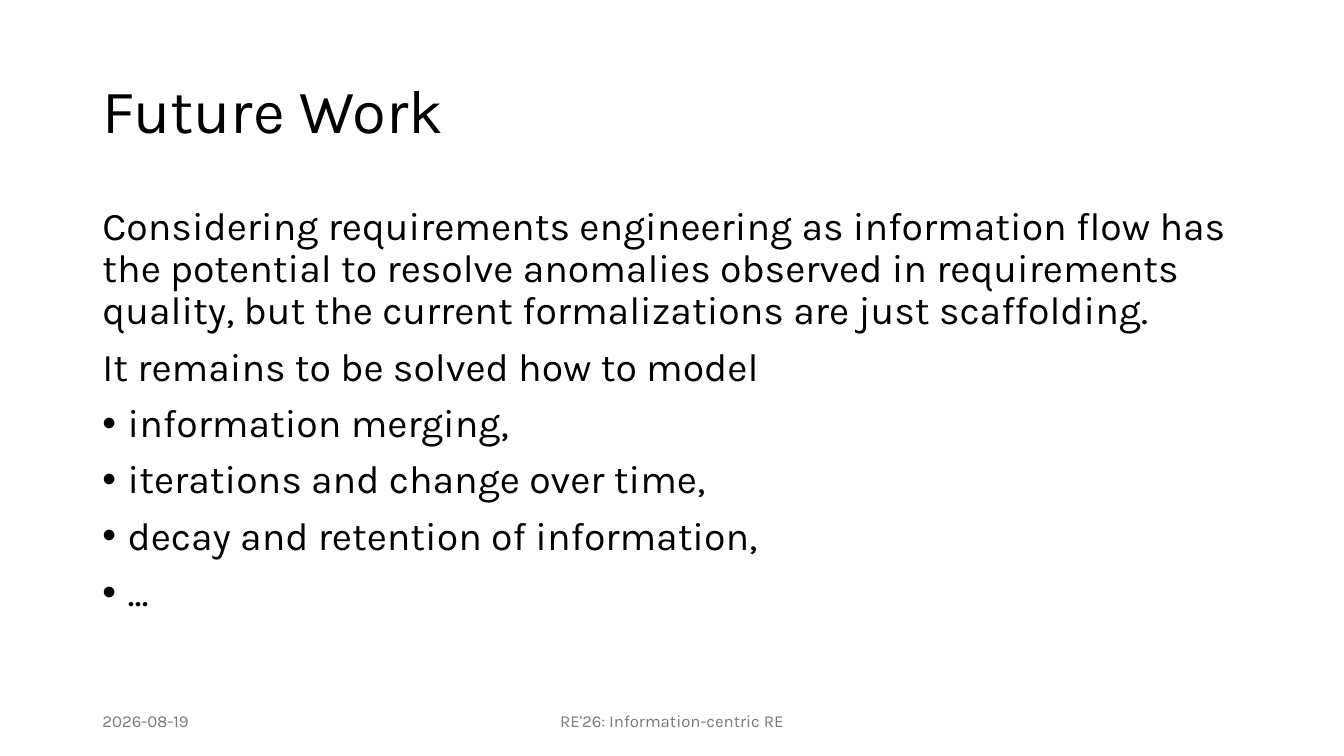
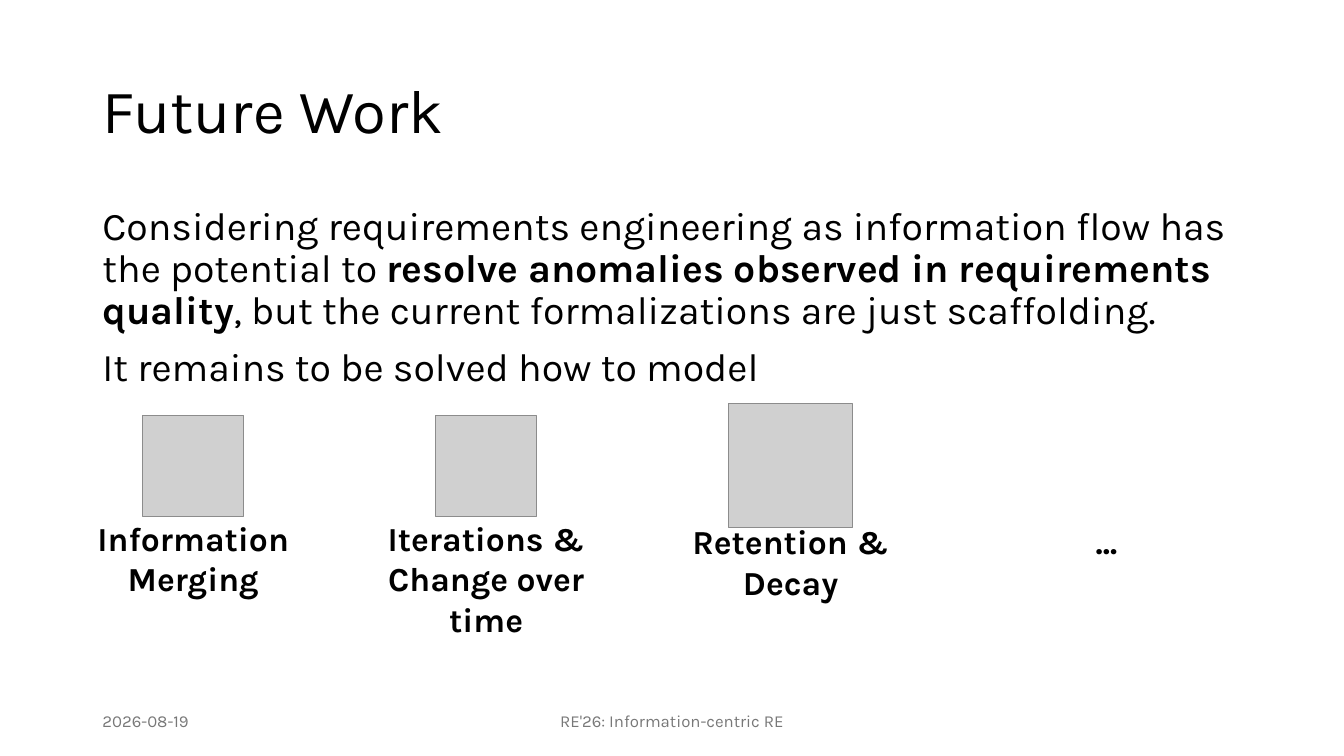
Before and after one commit to JulianFrattini/study-req, a slide deck: slide 29 of presentations/re26-req.pptx (slide 27 before the commit). Drawn at 1344x756 pixels with LibreOffice and Linux fonts; fonts in the diff are those of the drawing; grey boxes stand for pictures; background and template pictures are left out. Boxes give left, top, right and bottom in pixels: in the first picture for what was removed or moved away, otherwise in the second. Text is boxed around its words. In the diff, an @@ line names an element or a change of style, - is before the commit and + after.

```diff
--- a/presentations/re26-req.pptx
+++ b/presentations/re26-req.pptx
@@ text at (102, 213, 1226, 334): bold on in "resolve anomalies observed in requirements quality," @@
@@ text at (128, 410, 757, 560): paragraphs removed @@
-• information merging,
-• iterations and change over time,
-• decay and retention of information,
-• ...
@@ picture added at (143, 415, 244, 516) @@
@@ picture added at (436, 415, 536, 516) @@
@@ picture added at (729, 404, 853, 528) @@
@@ text added at (97, 527, 288, 600), 24 pt, text #000000, bold @@
+Information Merging
@@ text added at (388, 527, 584, 633), 24 pt, text #000000, bold @@
+Iterations & Change over time
@@ text added at (692, 524, 848, 603), 24 pt, text #000000, bold @@
+Retention & Decay
@@ text added at (991, 516, 1222, 567), 24 pt, text #000000, bold @@
+...
```
Also in this commit, not shown: 3 other slides changed, 2 slides added, 1 other file.
